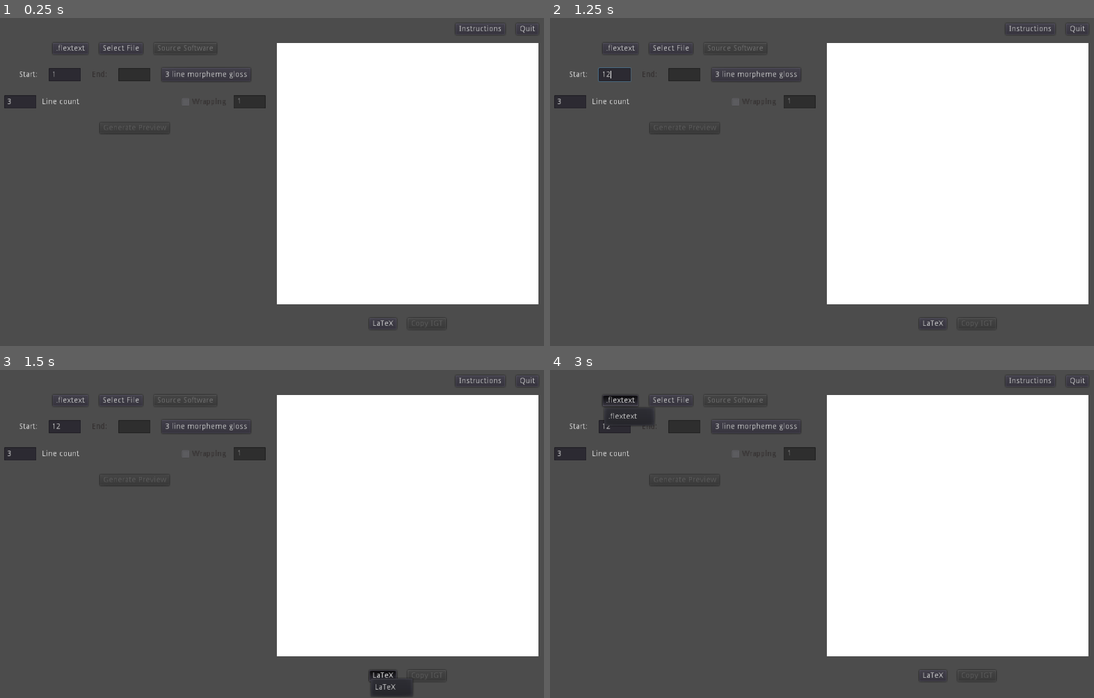
Above: before the commit, frames 1-4 (two rows, left to right).
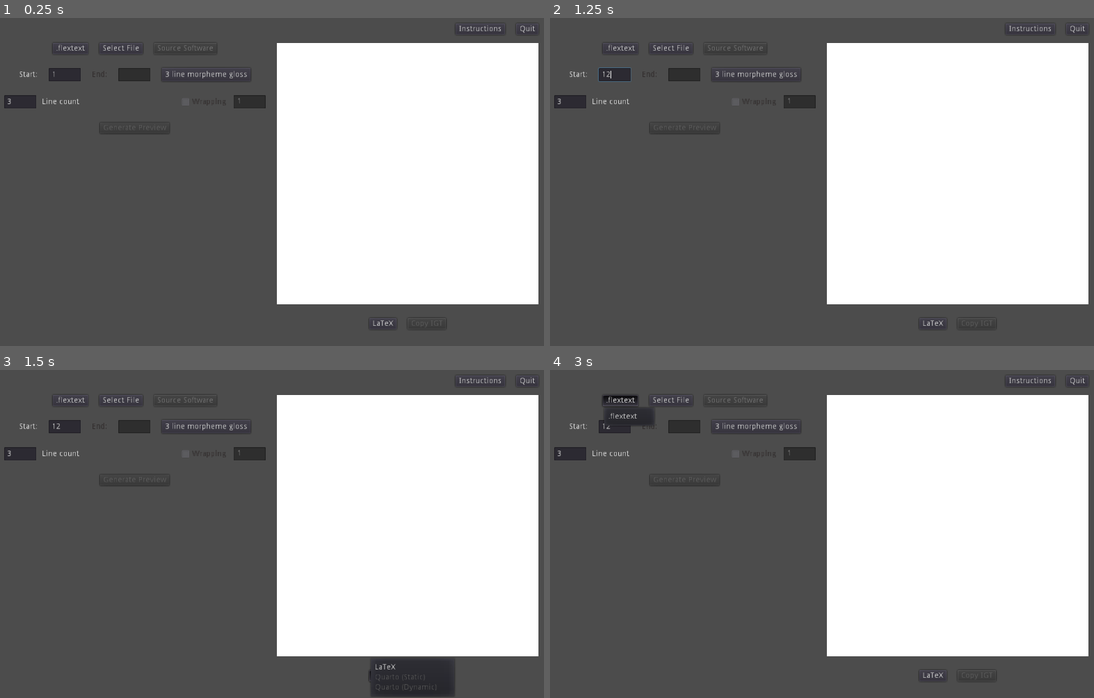
Above: after the commit, the same moments.

Repository: LaurenOopsum/Auto-IGT
Game: Godot game, scene res://scenes/main.tscn
Two runs of this game, one before a commit and one after it. Both use one fixed random seed, a clock stepped at 60 frames per second and the inputs below. The project has no main scene, so this scene is started directly.
Inputs (mouse positions are in pixels of both pictures, inside the frame that each line leads up to):
- Up to frame 1 (0.25 s): no input
- Up to frame 2 (1.25 s): click (615, 73) at 0.52 s; type "12" at 0.6 s
- Up to frame 3 (1.5 s): click "LaTeX" at 1.25 s
- Up to frame 4 (3 s): click "Instructions" at 2 s; click ".flextext" at 2.75 s

Frames 1-2 are identical in both runs. In frame 3, 1.0% of the frame differs, in the area x 68-84%, y 88-100%; in frame 4, nothing differs.

Commit message:
changed preview Labels to RichTextLabels

Diff:
--- a/scenes/main.tscn
+++ b/scenes/main.tscn
@@ -24,6 +24,7 @@
 MarginContainer/constants/margin_left = 20
 MarginContainer/constants/margin_right = 20
 MarginContainer/constants/margin_top = 20
+RichTextLabel/colors/default_color = Color( 0, 0, 0, 1 )
 VBoxContainer/constants/separation = 25
 VSeparator/styles/separator = SubResource( 5 )
 
@@ -254,6 +255,10 @@
 theme = SubResource( 7 )
 script = ExtResource( 4 )
 
+[node name="RichTextLabel" type="RichTextLabel" parent="Page/Body/Preview/Whiteboard/PreviewLines"]
+margin_right = 460.0
+text = "dfsdfs"
+
 [node name="ClipboardButtons" type="HBoxContainer" parent="Page/Body/Preview"]
 margin_left = 166.0
 margin_top = 495.0
@@ -267,7 +272,7 @@
 size_flags_horizontal = 4
 text = "LaTeX"
 flat = false
-items = [ "LaTeX", null, 0, false, false, 0, 0, null, "", false ]
+items = [ "LaTeX", null, 0, false, false, 0, 0, null, "", false, "Quarto (Static)", null, 0, false, true, 1, 0, null, "", false, "Quarto (Dynamic)", null, 0, false, true, 2, 0, null, "", false ]
 
 [node name="CopyButton" type="Button" parent="Page/Body/Preview/ClipboardButtons"]
 margin_left = 69.0
--- a/scripts/main_scene/preview_lines.gd
+++ b/scripts/main_scene/preview_lines.gd
@@ -30,16 +30,16 @@
 func add_grid_row(template : Array) :
 	print("============")
 	if !gloss_grid : _add_new_gloss_grid()
-	var type := C.TYPE_NAMES.find(template[0].to_lower())
+#	var type := C.TYPE_NAMES[]
 	print(template[0])
-	print(type)
-	var type_list := phrase.get_type_array(type)
-	print(type_list)
-	var row_array := []
-	for node in type_list :
-		if node.is_match(template[1].split("-")) :
-			row_array.append(node)
-		print(node.node_type)
+#	print(type)
+#	var type_list := phrase.get_type_array(type)
+#	print(type_list)
+#	var row_array := []
+#	for node in type_list :
+#		if node.is_match(template[1].split("-")) :
+#			row_array.append(node)
+#		print(node.node_type)
 
 #	print(row_array)
 
@@ -47,12 +47,12 @@
 
 ## Adds a grid for aligned text, if there isn't already one
 func _add_new_gloss_grid() :
-	print("Gloss grid added")
+#	print("Gloss grid added")
 	if !word_array : word_array = phrase.get_type_array(C.TYPE.WORD)
 	gloss_grid = GridContainer.new()
 	gloss_grid.columns = word_array.size()
 	if !gloss_grid.get_parent() : add_child(gloss_grid)
-	print(word_array)
+#	print(word_array)
 
 
 func get_row_array(template : Array, source_array : Array) -> Array :
@@ -64,7 +64,8 @@
 
 
 func new_phrase(template : Array) :
-	var phrase_label := Label.new()
+	var phrase_label := RichTextLabel.new()
+	phrase_label.fit_content_height = true
 	var row_template : PoolStringArray = template[1].split("-")
 #	print(row_template)
 	for item in phrase.get_children() :
@@ -87,9 +88,9 @@
 		else : _grab_phrase(item)
 
 
-func is_set_phrase(phrase : GlossNode) -> bool :
-	for x in phrase.attributes :
-		if phrase.attributes[x] == "segnum" && phrase.node_value == str(V.start) :
+func is_set_phrase(cur_phrase : GlossNode) -> bool :
+	for x in cur_phrase.attributes :
+		if cur_phrase.attributes[x] == "segnum" && cur_phrase.node_value == str(V.start) :
 			return true
 	return false
 
--- a/scripts/main_scene/row_definitions.gd
+++ b/scripts/main_scene/row_definitions.gd
@@ -57,7 +57,7 @@
 ## Cycles through all nodes to grab attributes
 func _cycle_nodes(node_array : Array) :
 	for node in node_array :
-		var node_attributes : Array
+	#	var node_attributes : Array
 		# If not an item, add to the dictionary
 		if node.node_type != "item" :
 			node.add_to_dict()
